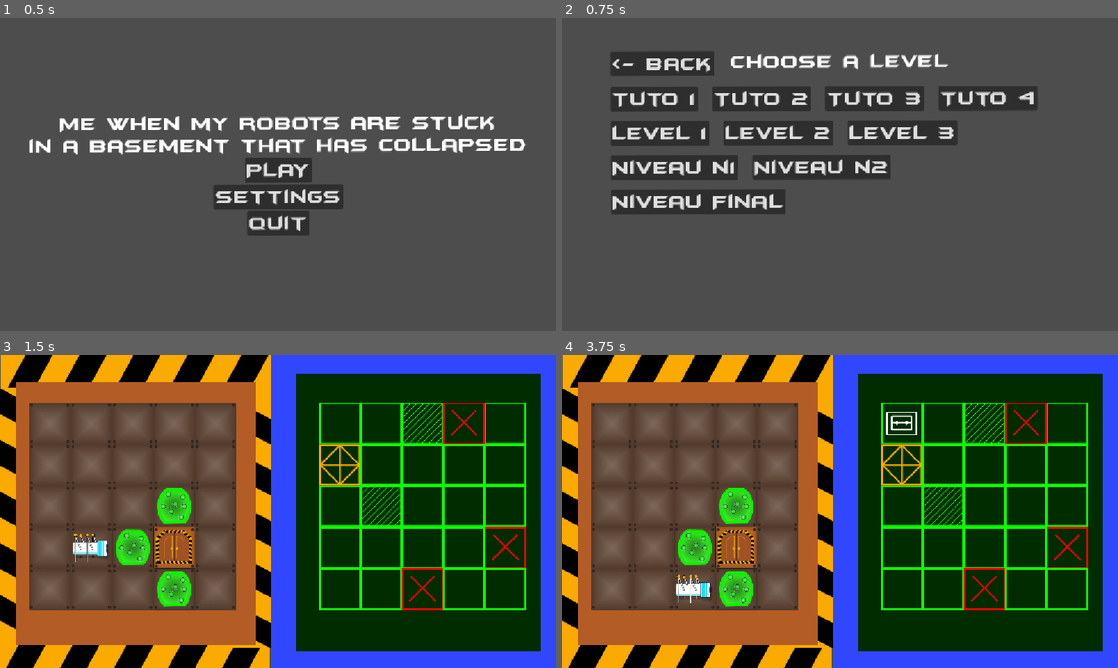
Above: before the commit, frames 1-4 (two rows, left to right).
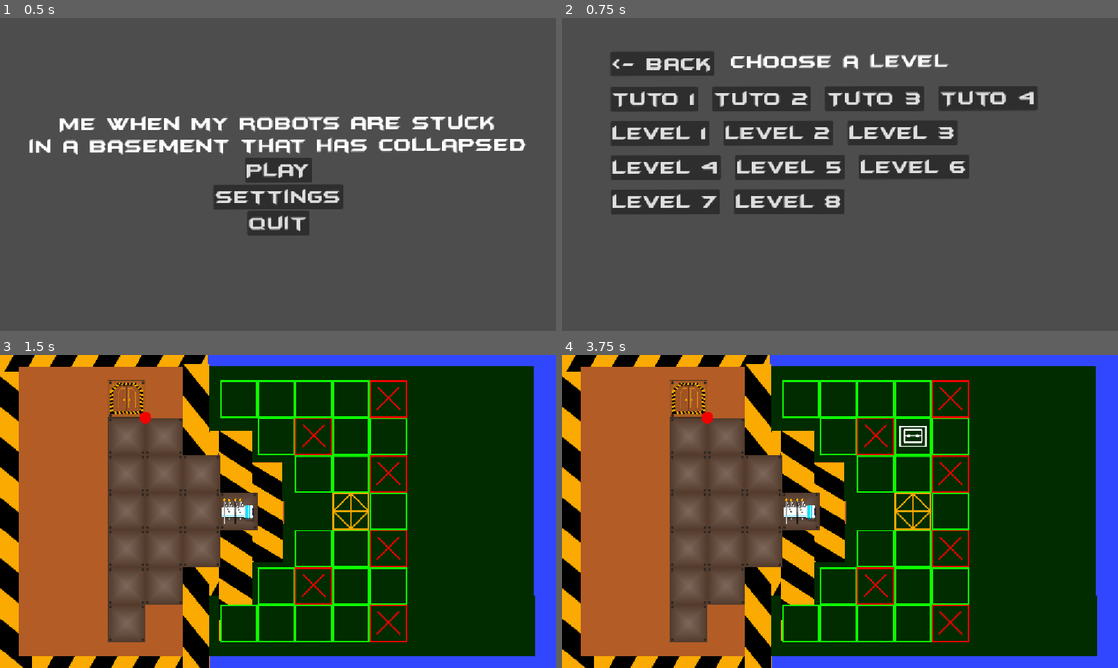
Above: after the commit, the same moments.

Repository: yuesubi/unijam-2026
Game: Godot game, scene res://Scenes/SceneContainers/meta_menu.tscn
Same seed, same stepped clock (60 frames per second), same inputs: the game is played once before the commit and once after it.
Inputs (mouse positions are in pixels of both pictures, inside the frame that each line leads up to):
- Up to frame 1 (0.5 s): no input
- Up to frame 2 (0.75 s): click "PLAY" at 0.5 s
- Up to frame 3 (1.5 s): click "Level 2" at 1.25 s
- Up to frame 4 (3.75 s): tap Enter (ui_accept) at 2, 2.27, 2.75, 3.02, 3.5 s; move the mouse to (962, 495) at 2.02 s; hold Right (ui_right) 2.03-2.78 s; click (962, 495) at 2.1 s; move the mouse to (728, 527) at 2.77 s; hold Down (ui_down) 2.78-3.53 s; click (728, 527) at 2.85 s; move the mouse to (895, 442) at 3.52 s; hold Right (ui_right) from 3.53 s (still down); click (895, 442) at 3.6 s

Frame 1 is identical in both runs. In frame 2, 4.3% of the frame differs, in the area x 9-74%, y 43-63%; in frame 3, 47%; in frame 4, 48%, in the area x 0-98%, y 0-100%.

Commit message:
added all levels on menu

Diff:
--- a/into-the-maze/Scripts/Menu/level_selection_menu.gd
+++ b/into-the-maze/Scripts/Menu/level_selection_menu.gd
@@ -17,11 +17,13 @@
 	LevelEntry.new("Tuto 3", "res://Scenes/Levels/tuto3.tscn"),
 	LevelEntry.new("Tuto 4", "res://Scenes/Levels/tuto4.tscn"),
 	LevelEntry.new("Level 1", "res://Scenes/Levels/level1.tscn"),
-	LevelEntry.new("Level 2", "res://Scenes/Levels/level1.tscn"),
-	LevelEntry.new("Level 3", "res://Scenes/Levels/level1.tscn"),
-	LevelEntry.new("Niveau n1", "res://Scenes/Levels/niveau n1.tscn"),
-	LevelEntry.new("Niveau n2", "res://Scenes/Levels/niveau n2.tscn"),
-	LevelEntry.new("Niveau Final", "res://Scenes/Levels/level_Final.tscn"),
+	LevelEntry.new("Level 2", "res://Scenes/Levels/level2.tscn"),
+	LevelEntry.new("Level 3", "res://Scenes/Levels/level3.tscn"),
+	LevelEntry.new("Level 4", "res://Scenes/Levels/niveau n1.tscn"),
+	LevelEntry.new("Level 5", "res://Scenes/Levels/niveau n2.tscn"),
+	LevelEntry.new("Level 6", "res://Scenes/Levels/levelButton.tscn"),
+	LevelEntry.new("Level 7", "res://Scenes/Levels/tutoLaser.tscn"),
+	LevelEntry.new("Level 8", "res://Scenes/Levels/level_Final.tscn"),
 ]
 
 @onready var level_container: HFlowContainer = %LevelContainer
